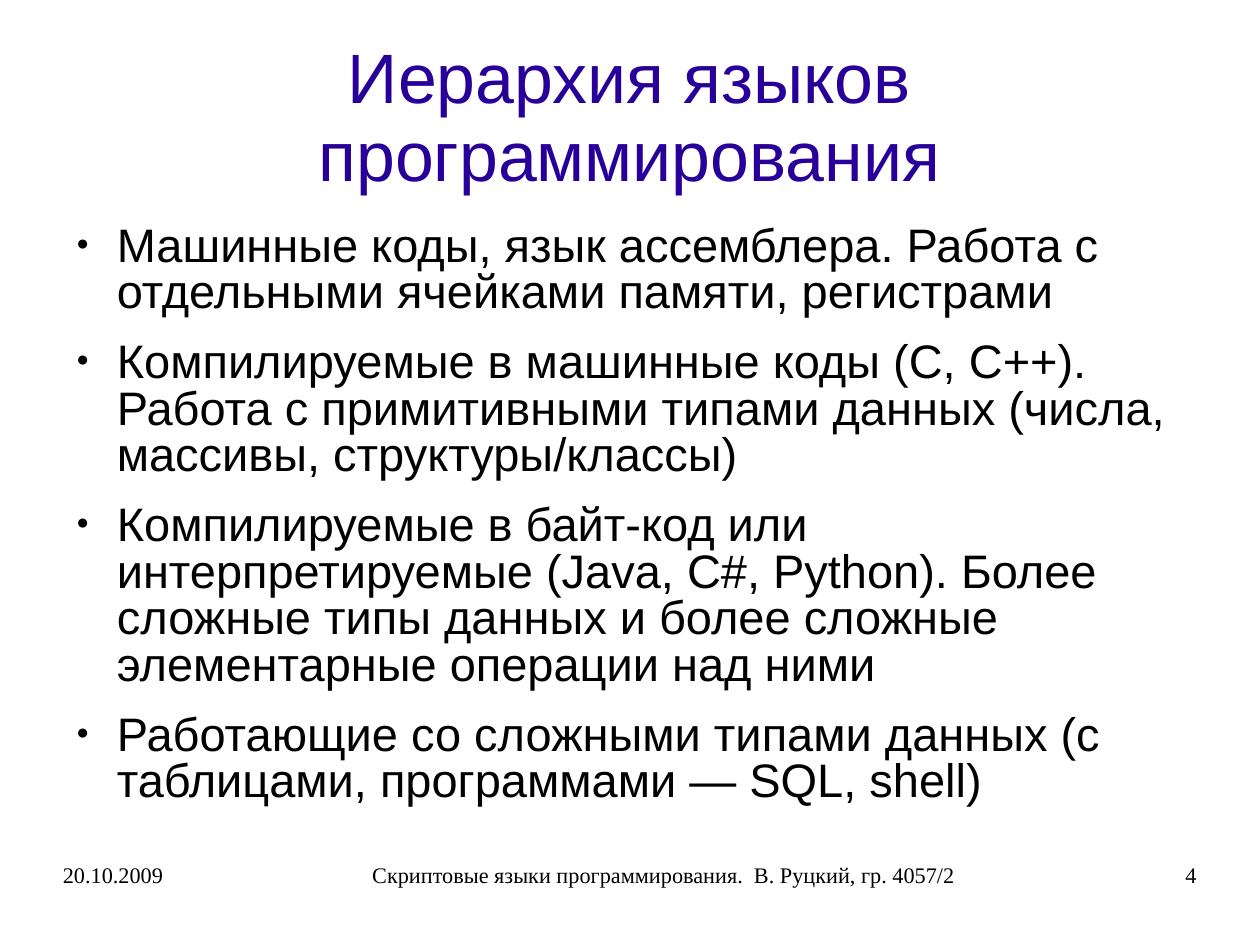
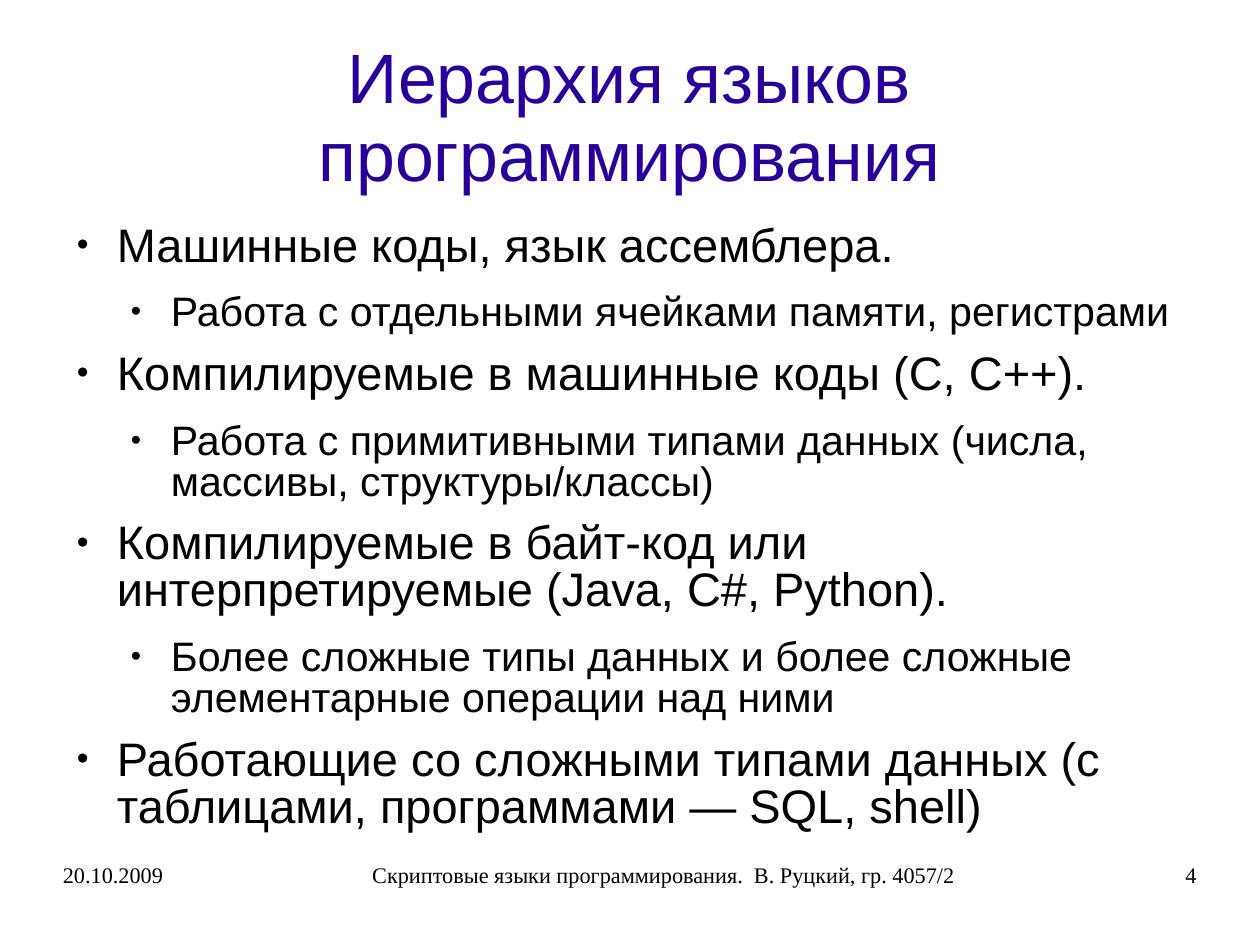
Before and after one commit to rutsky/semester07, a slide deck: slide 4 of Operation_systems/scripting_languages/40572_Rutsky_Scripting_languages.ppt. Drawn at 1260x945 pixels with LibreOffice and Linux fonts; fonts in the diff are those of the drawing. Boxes give left, top, right and bottom in pixels: in the first picture for what was removed or moved away, otherwise in the second. Text is boxed around its words. In the diff, an @@ line names an element or a change of style, - is before the commit and + after.

```diff
--- a/Operation_systems/scripting_languages/40572_Rutsky_Scripting_languages.ppt
+++ b/Operation_systems/scripting_languages/40572_Rutsky_Scripting_languages.ppt
@@ text at <box>117,227,1088,720</box>: text changed; size 29.6 to 25.9 pt @@
-● Машинные коды, язык ассемблера. Работа с отдельными ячейками памяти, регистрами
-● Компилируемые в машинные коды (C, С++). Работа с примитивными типами данных (числа, массивы, структуры/классы)
-● Компилируемые в байт-код или интерпретируемые (Java, C#, Python). Более сложные типы данных и более сложные элементарные операции над ними
+● Машинные коды, язык ассемблера.
+  ● Работа с отдельными ячейками памяти, регистрами
+● Компилируемые в машинные коды (C, С++).
+  ● Работа с примитивными типами данных (числа, массивы, структуры/классы)
+● Компилируемые в байт-код или интерпретируемые (Java, C#, Python).
+  ● Более сложные типы данных и более сложные элементарные операции над ними
```
Also in this commit, not shown: 14 other slides changed, 16 slides removed, 1 other file.
